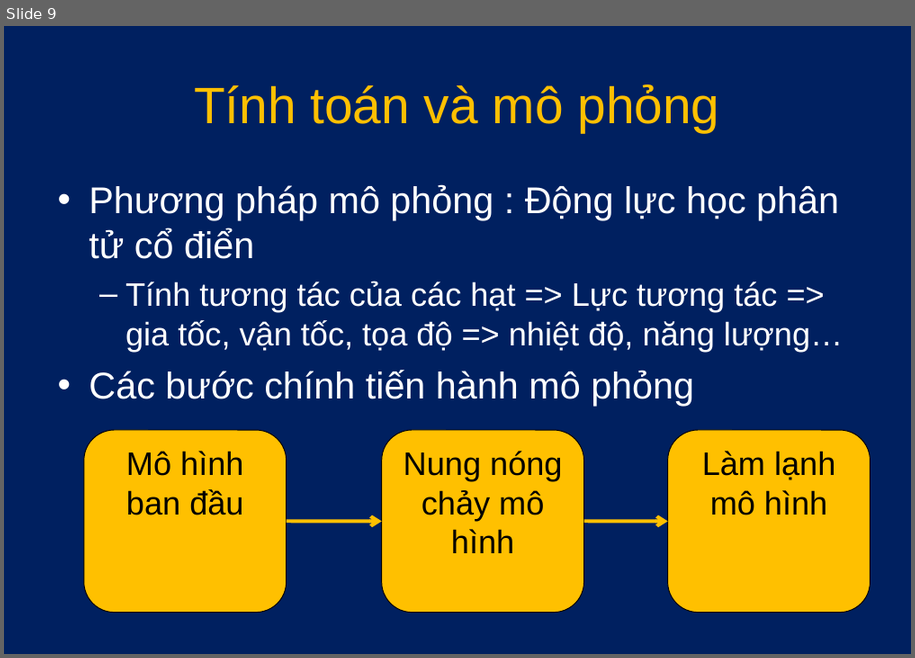
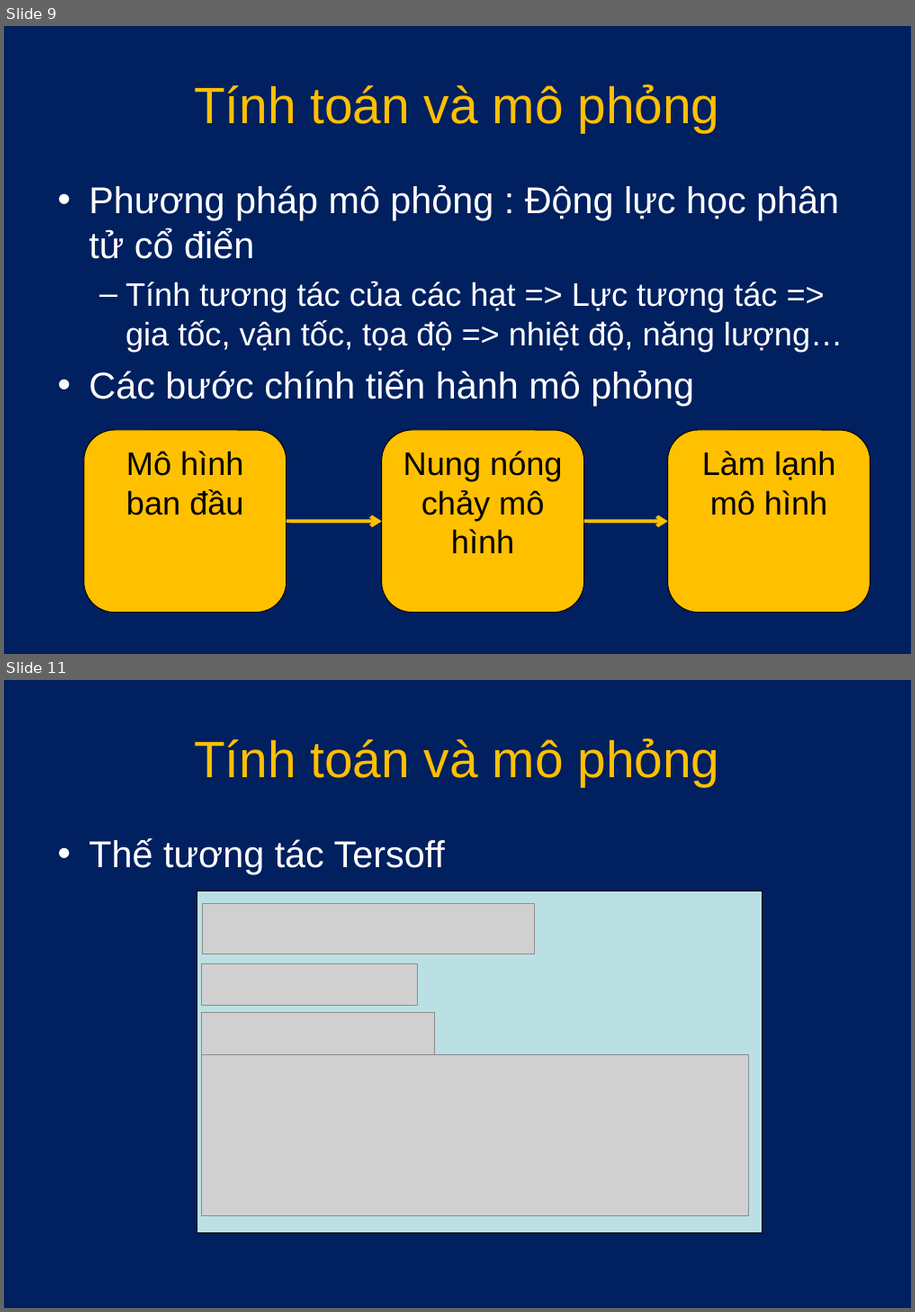
Before and after one commit to sanglh/LVTN, a slide deck: Document/De cuong luan van/Đề cương.ppt. Shown one above the other, each under a label of ours: slide 9 before the commit, slides 9 and 11 after it; the slides between them are not shown. The pictures are 915x658 and 915x1312 pixels, drawn with LibreOffice and Linux fonts; fonts in the diff are those of the drawing; grey boxes stand for pictures. Boxes give left, top, right and bottom in pixels: in the first picture for what was removed or moved away, otherwise in the second. Text is boxed around its words. In the diff, an @@ line names an element or a change of style, - is before the commit and + after.

```diff
--- a/Document/De cuong luan van/Đề cương.ppt
+++ b/Document/De cuong luan van/Đề cương.ppt
@@ slide 11 added at box(4, 680, 911, 1308), background #002060 @@
@@ title added at box(194, 738, 720, 786), 44 pt, text #FFC000 @@
+Tính toán và mô phỏng
@@ text added at box(89, 838, 445, 874), 32 pt, text #FFFFFF @@
+• Thế tương tác Tersoff
@@ group added at box(197, 891, 762, 1233): 4 pictures, 1 rectangle @@
```
Also in this commit, not shown: 5 slides changed, 8 other files.
